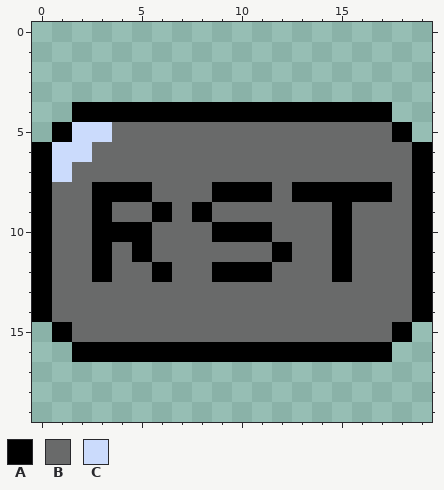
A pixel-art file gets an edit: Assets/Sprites/res.aseprite. This is how it looked before the edit.
20x20 pixels, 1 frame.
Palette (. is transparent): A #000000  B #696a6a  C #cbdbfc
Pixels before, first column x 0:
 4 ..AAAAAAAAAAAAAAAA..
 5 .ACCBBBBBBBBBBBBBBA.
 6 ACCBBBBBBBBBBBBBBBBA
 7 ACBBBBBBBBBBBBBBBBBA
 8 ABBAAABBBAAABAAAAABA
 9 ABBABBABABBBBBBABBBA
10 ABBAAABBBAAABBBABBBA
11 ABBABABBBBBBABBABBBA
12 ABBABBABBAAABBBABBBA
13 ABBBBBBBBBBBBBBBBBBA
14 ABBBBBBBBBBBBBBBBBBA
15 .ABBBBBBBBBBBBBBBBA.
16 ..AAAAAAAAAAAAAAAA..
The result:
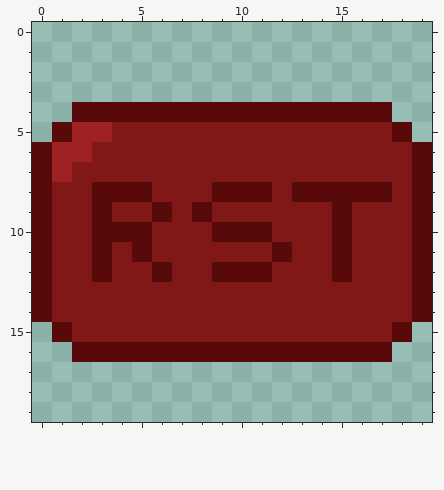
From old to new:
{"colour":"A","old":"#000000","new":"#580909"}
{"colour":"B","old":"#696a6a","new":"#801818"}
{"colour":"C","old":"#cbdbfc","new":"#9f2121"}
